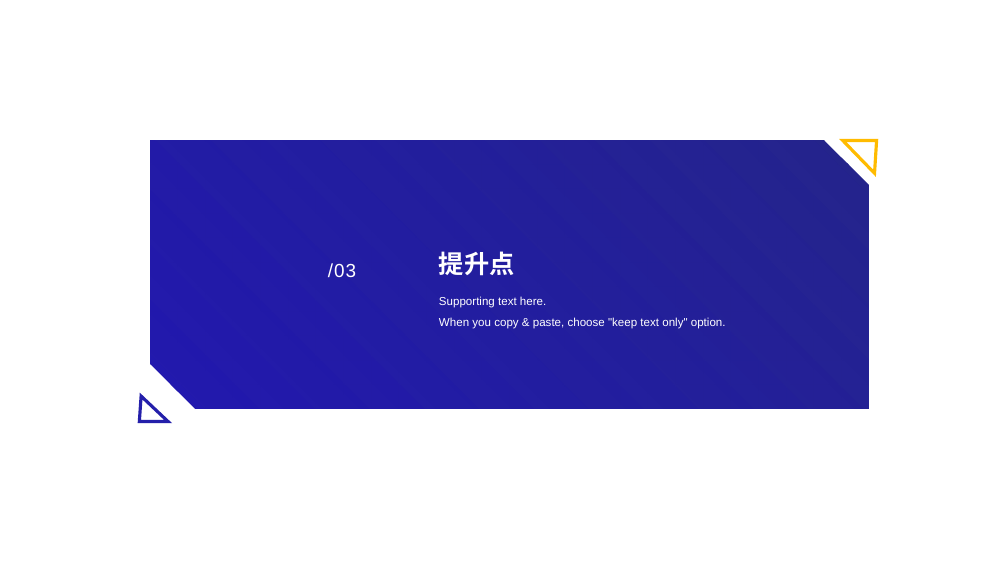
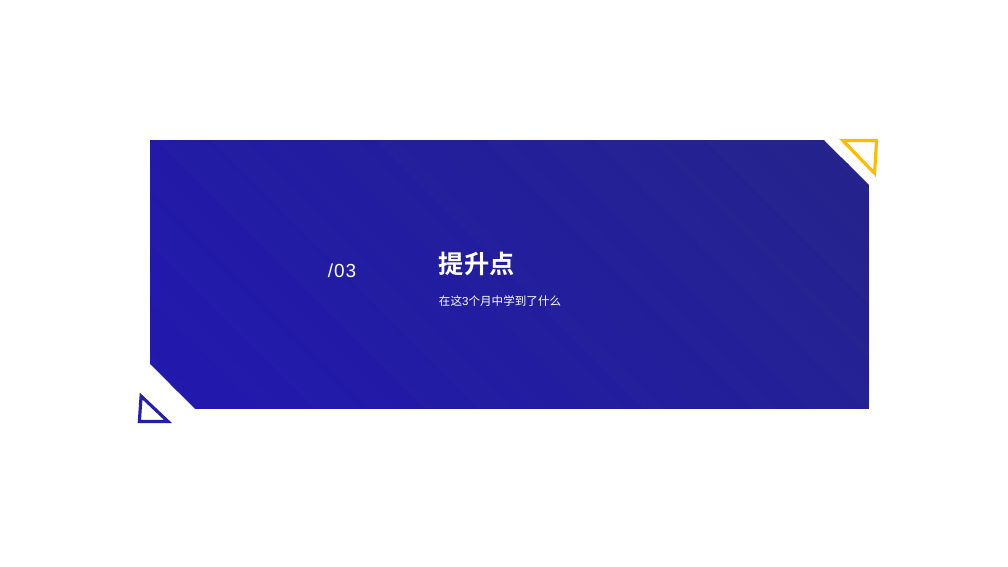
Before and after one commit to czx-dev/note, a slide deck: slide 7 of 陈仲贤述职答辩.pptx. Drawn at 1008x567 pixels with LibreOffice and Linux fonts; fonts in the diff are those of the drawing. Boxes give left, top, right and bottom in pixels: in the first picture for what was removed or moved away, otherwise in the second. Text is boxed around its words. In the diff, an @@ line names an element or a change of style, - is before the commit and + after.

```diff
--- a/陈仲贤述职答辩.pptx
+++ b/陈仲贤述职答辩.pptx
@@ text at [439,295,561,306]: text changed @@
-Supporting text here.
-When you copy & paste, choose "keep text only" option.
+在这3个月中学到了什么
```
Also in this commit, not shown: 5 other slides changed, 17 other files.
